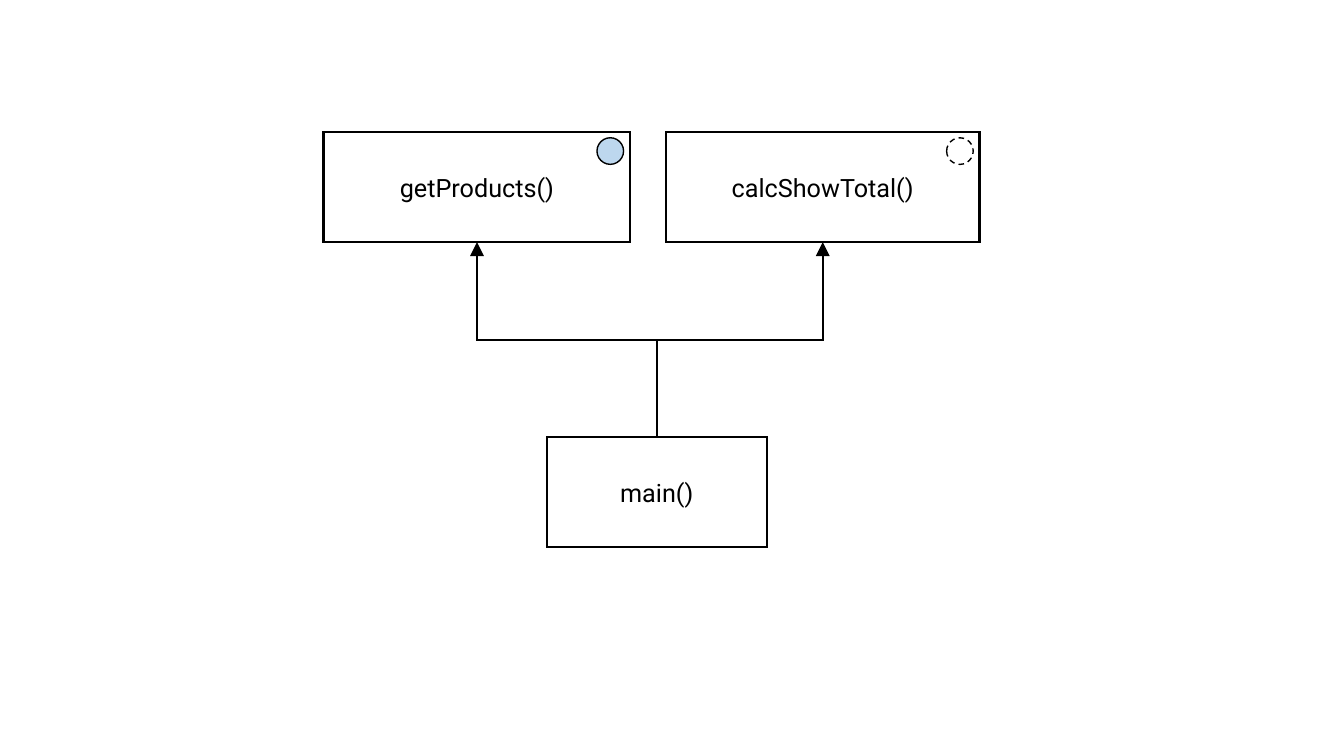
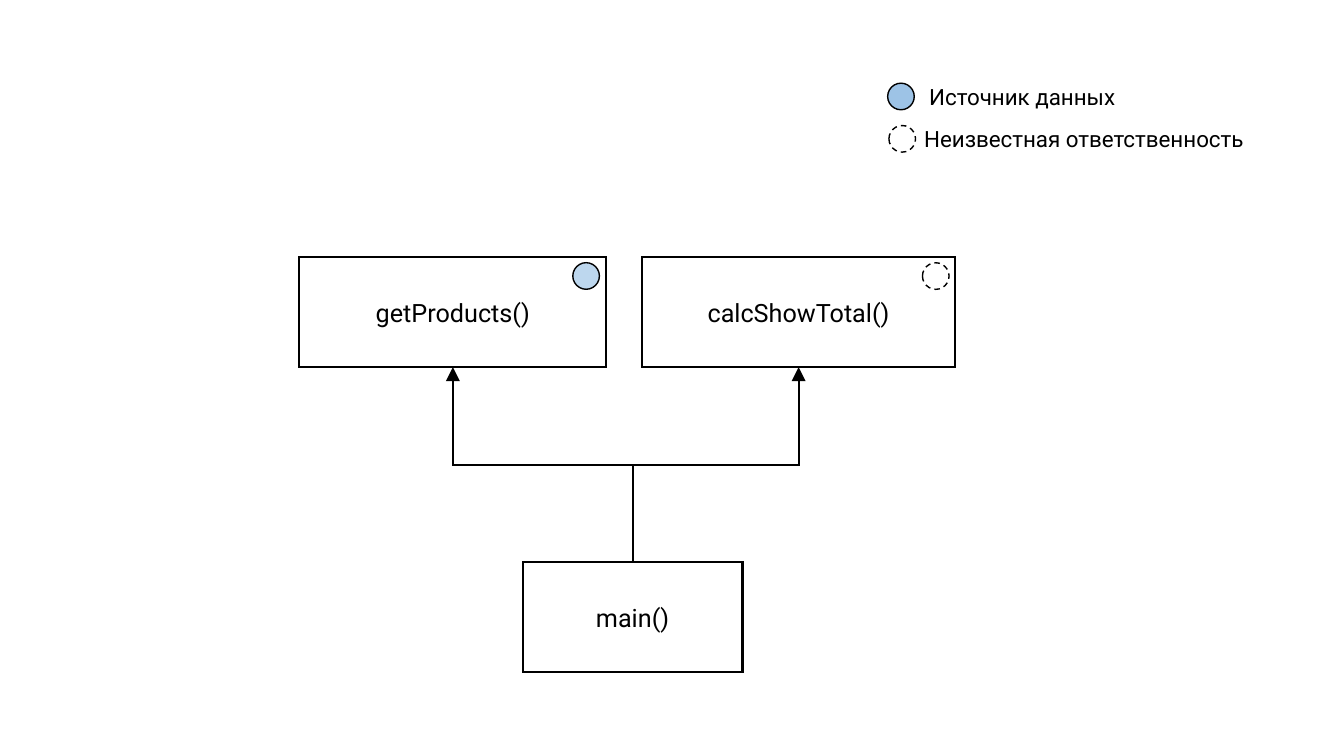
Before and after one commit to rkhaimov/brain-gym, a slide deck: slide 20 of clean/Презентация.pptx (slide 18 before the commit). Drawn at 1344x756 pixels with LibreOffice and Linux fonts; fonts in the diff are those of the drawing. Boxes give left, top, right and bottom in pixels: in the first picture for what was removed or moved away, otherwise in the second. Text is boxed around its words. In the diff, an @@ line names an element or a change of style, - is before the commit and + after.

```diff
--- a/clean/Презентация.pptx
+++ b/clean/Презентация.pptx
@@ ellipse added at (888,84,914,110), fill #9DC3E6, outline #000000 1 pt @@
@@ text added at (929,89,1115,109), 16 pt, text #000000 @@
+Источник данных
@@ ellipse added at (889,126,915,152), fill #FFFFFF, outline #000000 1 pt dashed @@
@@ text added at (924,131,1244,148), 16 pt, text #000000 @@
+Неизвестная ответственность
@@ 3 rectangles, 2 elbow arrows, 2 ellipses: place and size @@
-3 rectangles, 2 elbow arrows, 2 ellipses at (324,132,980,547)
+3 rectangles, 2 elbow arrows, 2 ellipses at (299,257,956,673)
```
Also in this commit, not shown: 13 other slides changed, 18 slides added, 7 slides removed, 47 other files.
